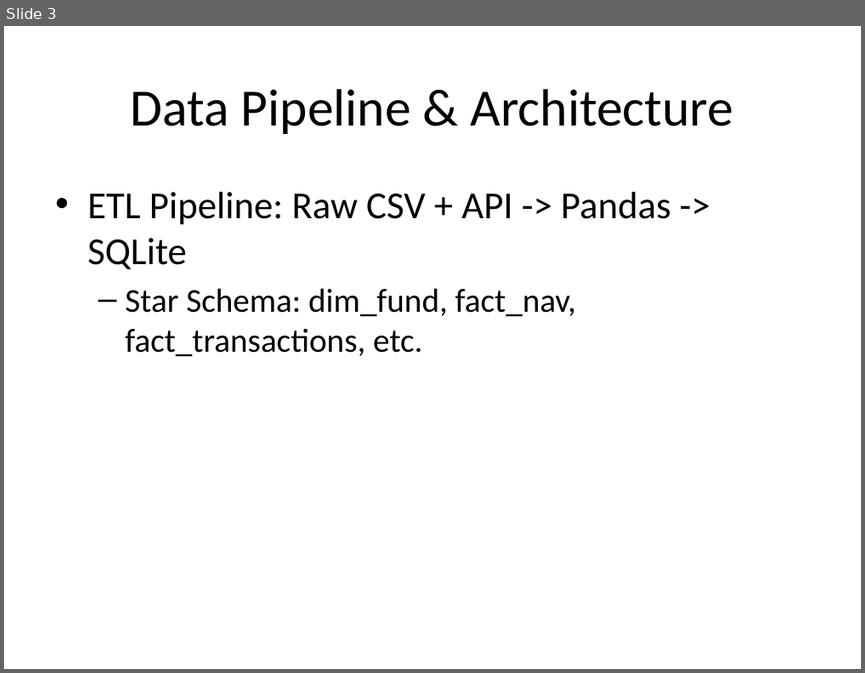
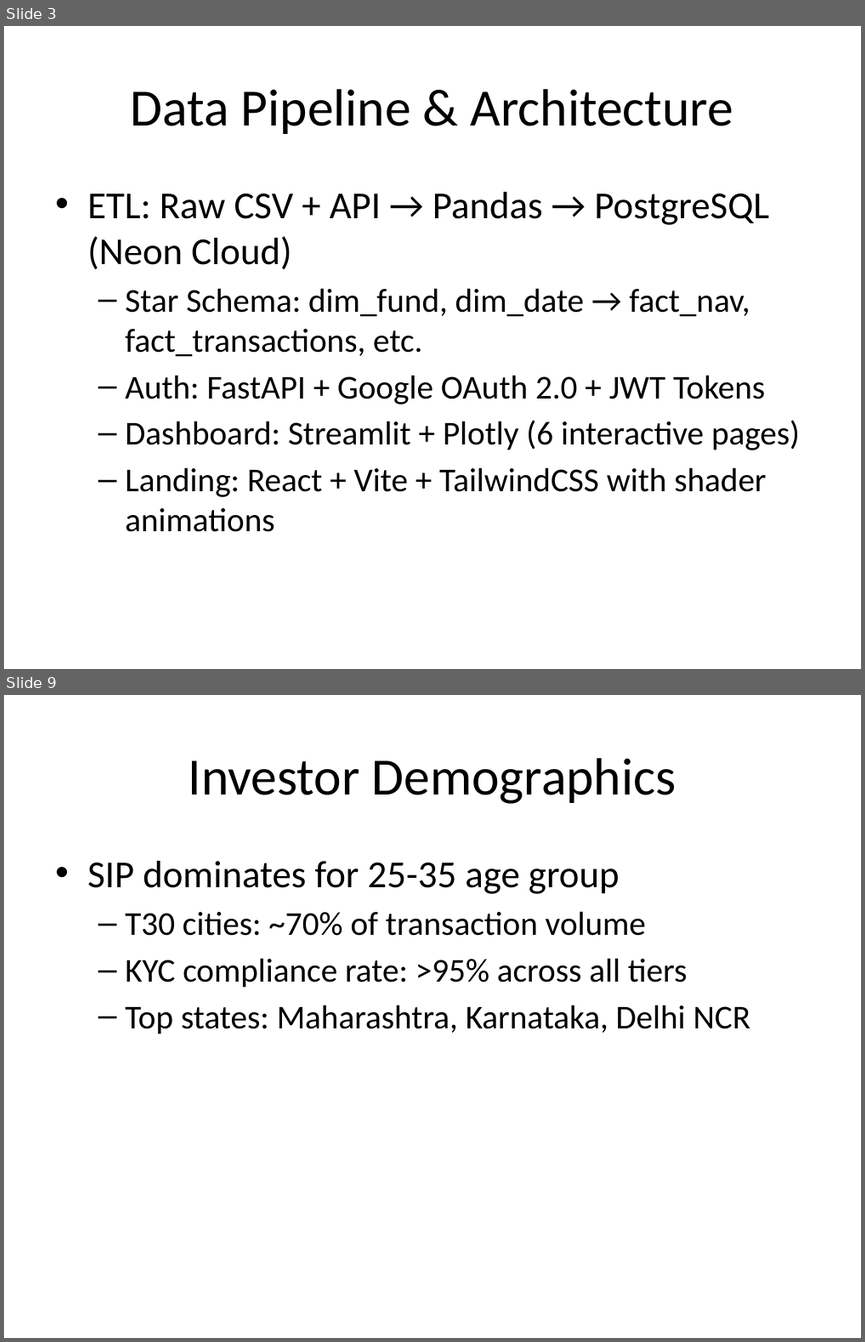
Before and after one commit to prathmeshnanda2007-sudo/MUTUAL-FUND-ANALYSIS, a slide deck: reports/Project_Presentation_Deck.pptx. Shown one above the other, each under a label of ours: slide 3 before the commit, slides 3 and 9 after it; the slides between them are not shown. The pictures are 865x673 and 865x1342 pixels, drawn with LibreOffice and Linux fonts; fonts in the diff are those of the drawing. Boxes give left, top, right and bottom in pixels: in the first picture for what was removed or moved away, otherwise in the second. Text is boxed around its words. In the diff, an @@ line names an element or a change of style, - is before the commit and + after.

Commit message:
Complete 5-phase plan: Update dashboard, landing page, reports, and secure secrets

```diff
--- a/reports/Project_Presentation_Deck.pptx
+++ b/reports/Project_Presentation_Deck.pptx
@@ slide 9 added at box(4, 695, 861, 1338), background #FFFFFF @@
@@ title added at box(188, 758, 676, 804), 44 pt, text #000000 @@
+Investor Demographics
@@ text added at box(87, 861, 750, 1034), 28 pt, text #000000 @@
+• SIP dominates for 25-35 age group
+  – T30 cities: ~70% of transaction volume
+  – KYC compliance rate: >95% across all tiers
+  – Top states: Maharashtra, Karnataka, Delhi NCR
@@ slide 3 changed as well @@
@@ text at box(87, 192, 800, 532): text changed @@
-• ETL Pipeline: Raw CSV + API -> Pandas -> SQLite
-  – Star Schema: dim_fund, fact_nav, fact_transactions, etc.
+• ETL: Raw CSV + API → Pandas → PostgreSQL (Neon Cloud)
+  – Star Schema: dim_fund, dim_date → fact_nav, fact_transactions, etc.
+  – Auth: FastAPI + Google OAuth 2.0 + JWT Tokens
+  – Dashboard: Streamlit + Plotly (6 interactive pages)
+  – Landing: React + Vite + TailwindCSS with shader animations
```
Also in this commit, not shown: 5 other slides changed, 5 other slides added, 6 slides removed, 11 other files.
